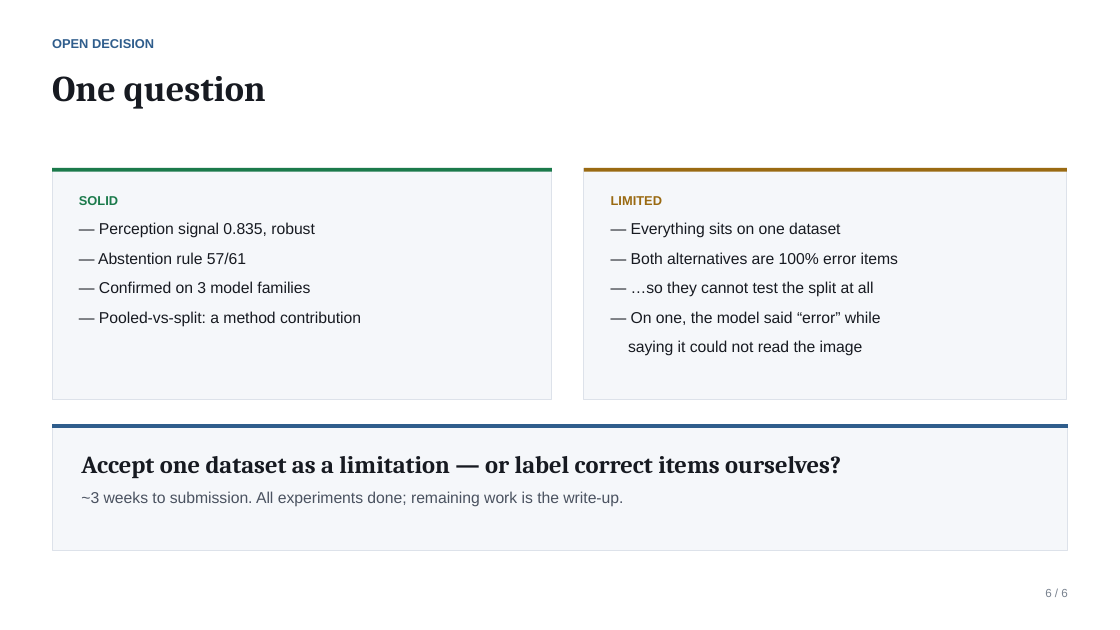
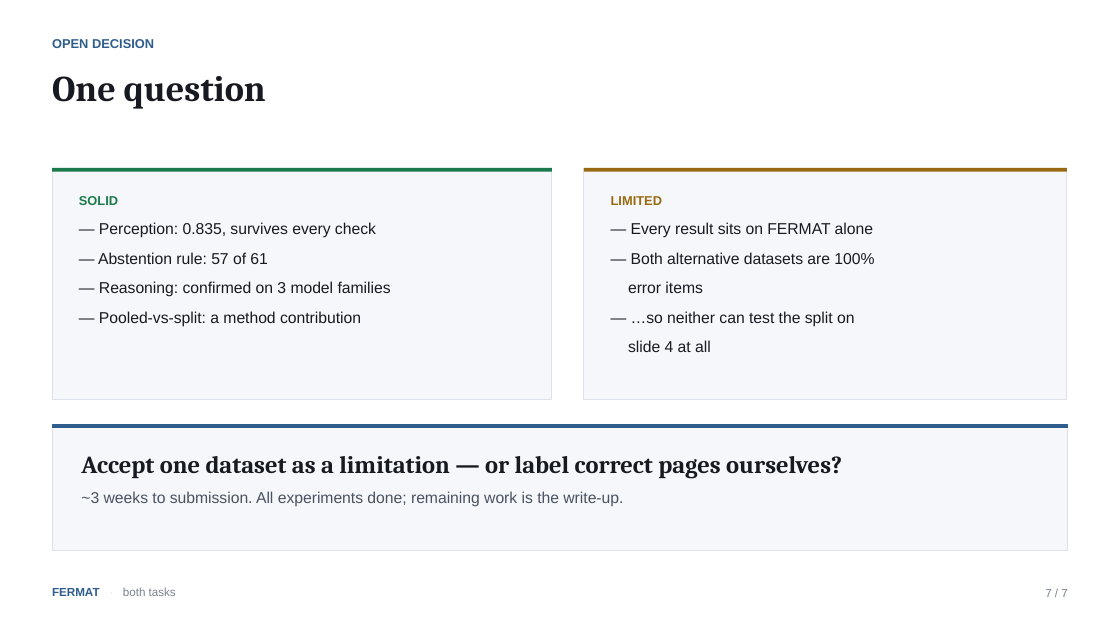
Before and after one commit to sepehrmaleki369/uncertainty-math-vlm, a slide deck: slide 7 of slides/fermat_findings.pptx (slide 6 before the commit). Drawn at 1120x630 pixels with LibreOffice and Linux fonts; fonts in the diff are those of the drawing. Boxes give left, top, right and bottom in pixels: in the first picture for what was removed or moved away, otherwise in the second. Text is boxed around its words. In the diff, an @@ line names an element or a change of style, - is before the commit and + after.

```diff
--- a/slides/fermat_findings.pptx
+++ b/slides/fermat_findings.pptx
@@ text at [98, 222, 391, 297]: text changed @@
-— Perception signal 0.835, robust
-— Abstention rule 57/61
-— Confirmed on 3 model families
+— Perception: 0.835, survives every check
+— Abstention rule: 57 of 61
+— Reasoning: confirmed on 3 model families
@@ text at [628, 222, 874, 352]: text changed @@
-— Everything sits on one dataset
-— Both alternatives are 100% error items
-— …so they cannot test the split at all
-— On one, the model said “error” while
-saying it could not read the image
+— Every result sits on FERMAT alone
+— Both alternative datasets are 100%
+error items
+— …so neither can test the split on
+slide 4 at all
@@ text at [81, 456, 842, 479]: text changed @@
-Accept one dataset as a limitation — or label correct items ourselves?
+Accept one dataset as a limitation — or label correct pages ourselves?
@@ text added at [52, 587, 176, 596], 10 pt, text #79828F @@
+FERMAT · both tasks
@@ text at [1045, 589, 1067, 597]: text changed @@
-6 / 6
+7 / 7
```
Also in this commit, not shown: 3 other slides changed, 3 slides added, 2 slides removed, 1 other file.
